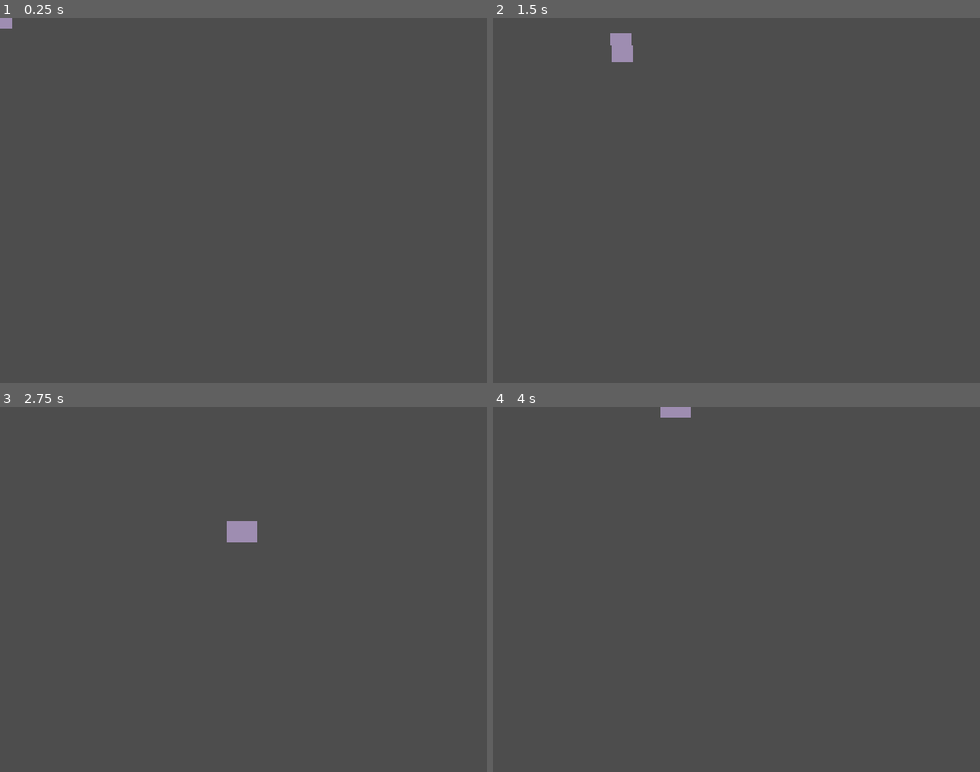
Above: before the commit, frames 1-4 (two rows, left to right).
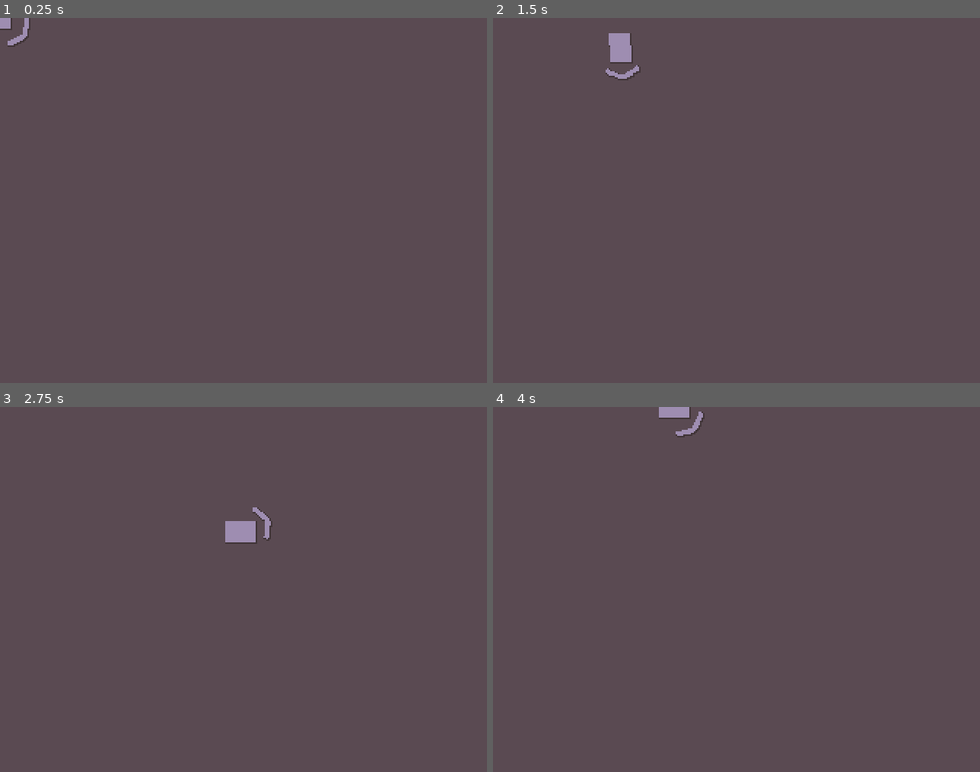
Above: after the commit, the same moments.

Repository: skibbl-dev/bisk-it-for-the-Ruscuit
Game: Godot game, scene res://objects/Player.tscn
Same seed, same stepped clock (60 frames per second), same inputs: the game is played once before the commit and once after it. The project has no main scene, so this scene is started directly.
Inputs (mouse positions are in pixels of both pictures, inside the frame that each line leads up to):
- Up to frame 1 (0.25 s): no input
- Up to frame 2 (1.5 s): tap Enter at 0.5 s; move the mouse to (843, 182) at 0.52 s; hold D (right) 0.53-1.28 s; move the mouse to (639, 218) at 1.27 s; hold S (down) from 1.28 s (still down)
- Up to frame 3 (2.75 s): move the mouse to (292, 509) at 2.02 s; release S (down) at 2.03 s; hold D (right) from 2.03 s (still down)
- Up to frame 4 (4 s): move the mouse to (712, 662) at 2.77 s; release D (right) at 2.78 s; hold W (up) 2.78-3.53 s; move the mouse to (882, 644) at 3.52 s; hold A (left) from 3.53 s (still down)

The runs differ from the first frame. In frame 1, 0.1% of the frame differs, in the area x 1-6%, y 0-8%; in frame 2, 0.1%, in the area x 23-30%, y 4-17%; in frame 3, 0.1%; in frame 4, 0.1%.

Commit message:
Added shadow_shader & Fixed Player Weapon Rotation Artifacts

Diff:
--- a/assets/shadow.gdshader
+++ b/assets/shadow.gdshader
@@ -2,8 +2,8 @@
 
 uniform sampler2D screen_texture : hint_screen_texture, repeat_disable, filter_nearest;
 
-uniform vec3 base_color : source_color = vec3(0.973,0.922,0.804);
-uniform vec3 shadow_color : source_color = vec3(0.882,0.761,0.627);
+uniform vec3 base_color : source_color;// = vec3(0.973,0.922,0.804);
+uniform vec3 shadow_color : source_color;// = vec3(0.882,0.761,0.627);
 uniform vec2 shadow_offset = vec2(1,1);
 
 void fragment() {
--- a/objects/Player.tscn
+++ b/objects/Player.tscn
@@ -1,7 +1,9 @@
-[gd_scene load_steps=4 format=3 uid="uid://bitjw4ddfb7do"]
+[gd_scene load_steps=6 format=3 uid="uid://bitjw4ddfb7do"]
 
 [ext_resource type="Script" uid="uid://bg0johx5wrgae" path="res://scripts/player.gd" id="1_8ak8y"]
 [ext_resource type="Texture2D" uid="uid://dwjxl8iv78mhb" path="res://assets/sprites/Player.png" id="2_gndvh"]
+[ext_resource type="Texture2D" uid="uid://df300iu55uj4k" path="res://assets/sprites/weapon.png" id="3_6vqvp"]
+[ext_resource type="PackedScene" uid="uid://sr188lxw1nlt" path="res://objects/shadow_shader.tscn" id="4_f6j3j"]
 
 [sub_resource type="RectangleShape2D" id="RectangleShape2D_gndvh"]
 size = Vector2(14, 14)
@@ -13,5 +15,13 @@
 shape = SubResource("RectangleShape2D_gndvh")
 
 [node name="Sprite" type="Sprite2D" parent="."]
-position = Vector2(1, 0)
 texture = ExtResource("2_gndvh")
+
+[node name="WeaponPivot" type="Node2D" parent="."]
+
+[node name="Weapon" type="Sprite2D" parent="WeaponPivot"]
+position = Vector2(16, 0)
+scale = Vector2(0.5, 0.5)
+texture = ExtResource("3_6vqvp")
+
+[node name="ShadowShader" parent="." instance=ExtResource("4_f6j3j")]
--- /dev/null
+++ b/objects/shadow_shader.tscn
@@ -0,0 +1,21 @@
+[gd_scene load_steps=4 format=3 uid="uid://sr188lxw1nlt"]
+
+[ext_resource type="Script" uid="uid://c0m4gjy6mxiog" path="res://scripts/shadow_shader.gd" id="1_5hu25"]
+[ext_resource type="Shader" uid="uid://b65bniw416aet" path="res://assets/shadow.gdshader" id="1_exj3w"]
+
+[sub_resource type="ShaderMaterial" id="ShaderMaterial_5hu25"]
+shader = ExtResource("1_exj3w")
+shader_parameter/base_color = Color(0, 0, 0, 1)
+shader_parameter/shadow_color = Color(0, 0, 0, 1)
+shader_parameter/shadow_offset = Vector2(1, 1)
+
+[node name="ShadowShader" type="CanvasLayer"]
+follow_viewport_enabled = true
+script = ExtResource("1_5hu25")
+base_color = Color(0.352941, 0.290196, 0.321569, 1)
+shadow_color = Color(0.254902, 0.207843, 0.219608, 1)
+
+[node name="ColorRect" type="ColorRect" parent="."]
+material = SubResource("ShaderMaterial_5hu25")
+offset_right = 320.0
+offset_bottom = 240.0
--- a/project.godot
+++ b/project.godot
@@ -80,5 +80,6 @@
 
 [rendering]
 
+textures/canvas_textures/default_texture_filter=0
 renderer/rendering_method="gl_compatibility"
 renderer/rendering_method.mobile="gl_compatibility"
--- a/scripts/player.gd
+++ b/scripts/player.gd
@@ -11,8 +11,9 @@
 @export var sprite_scale_weight:float = 0.25
 
 @onready var sprite: Sprite2D = $Sprite
+@onready var weapon_pivot: Node2D = $WeaponPivot
 
-var FRAME_RATE
+var FRAME_RATE:float
 
 func _ready() -> void:
 	FRAME_RATE = Engine.get_physics_ticks_per_second()
@@ -20,6 +21,11 @@
 func _physics_process(delta: float) -> void:
 	var input = Input.get_vector("left", "right", "up", "down")
 
+	_move(input, delta)
+
+	_rotate_weapon()
+
+func _move(input, delta):
 	if(input != Vector2.ZERO):
 		velocity = velocity.move_toward(input*max_speed,accel*delta*FRAME_RATE)
 		_bend_sprite(velocity.angle(),velocity.length()/max_speed)
@@ -29,6 +35,10 @@
 
 	move_and_slide()
 
+func _rotate_weapon():
+	#weapon_pivot.rotation = Vector2.ZERO.angle_to(mouse_pos)
+	weapon_pivot.rotation = get_angle_to(get_global_mouse_position())
+
 func _bend_sprite(direction:float,amount:float):
 	sprite.rotation = lerpf(sprite.rotation, direction, sprite_rotation_weight)
 	sprite.scale.x = lerpf(sprite.scale.x, 1+(amount*sprite_stretch), sprite_scale_weight)
--- /dev/null
+++ b/scripts/shadow_shader.gd
@@ -0,0 +1,11 @@
+extends CanvasLayer
+
+@export var base_color:Color
+@export var shadow_color:Color
+
+@onready var shader: ShaderMaterial = $ColorRect.get_material()
+
+func _ready() -> void:
+	RenderingServer.set_default_clear_color(base_color)
+	shader.set_shader_parameter("base_color", base_color)
+	shader.set_shader_parameter("shadow_color", shadow_color)
Binary file added: assets/sprites/weapon.png
Not shown, added: assets/sprites/weapon.png.import
Not shown, added: scripts/shadow_shader.gd.uid
